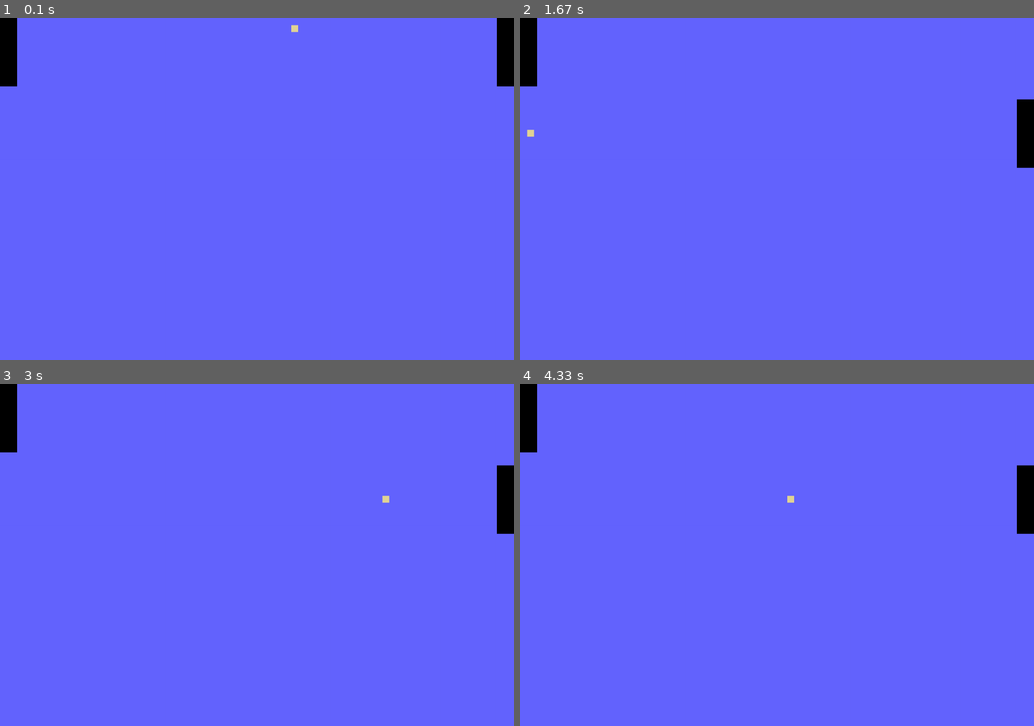
Above: before the commit, frames 1-4 (two rows, left to right).
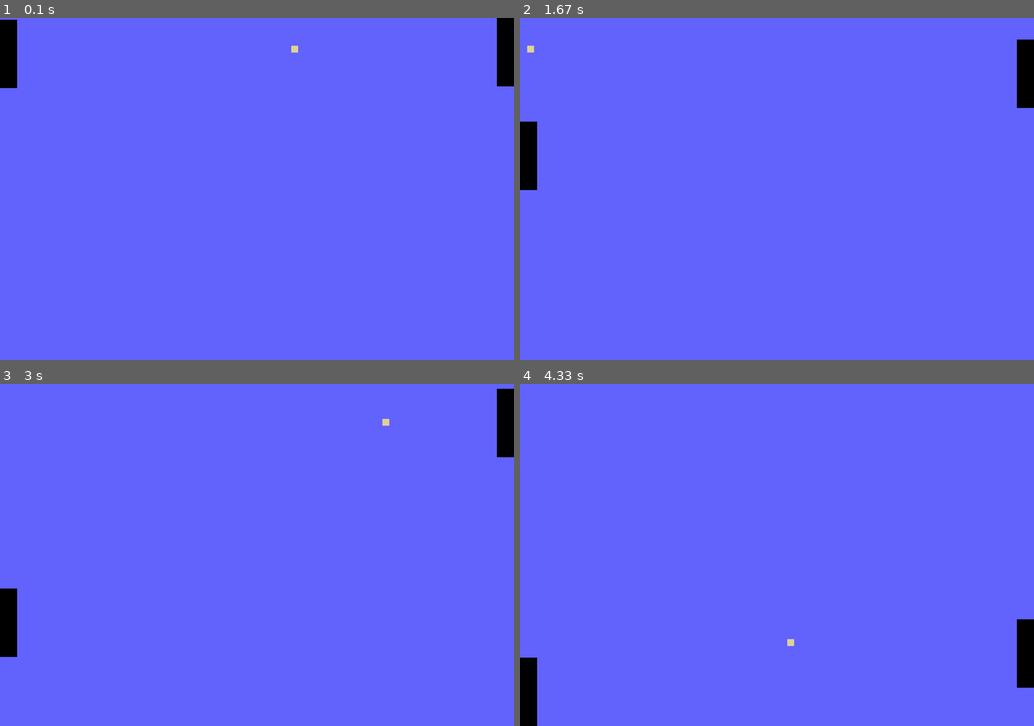
Above: after the commit, the same moments.

Repository: RobertFlores2728/Pong-Pygame
Game: pygame game, started from Pong/Scripts/Main.py
The game is run twice, just before and just after one commit, with the same random seed, the same clock (stepped at 60 frames per second) and the same inputs.
Inputs (mouse positions are in pixels of both pictures, inside the frame that each line leads up to):
- Up to frame 1 (0.1 s): no input
- Up to frame 2 (1.67 s): click (777, 189) at 0.38 s; click (828, 264) at 0.72 s; click (967, 308) at 1.05 s; click (653, 120) at 1.38 s
- Up to frame 3 (3 s): click (257, 596) at 1.72 s; click (185, 483) at 2.05 s; click (436, 643) at 2.38 s; click (87, 589) at 2.72 s
- Up to frame 4 (4.33 s): click (627, 490) at 3.05 s; click (653, 616) at 3.38 s; click (663, 527) at 3.72 s; click (622, 681) at 4.05 s

The runs differ from the first frame. In frame 1, less than 0.1% of the frame differs, in the area x 0-58%, y 0-21%; in frame 2, 2.5%; in frame 3, 2.7%, in the area x 0-100%, y 0-80%; in frame 4, 2.7%.

Commit message:
Added GameManager class

Diff:
--- a/Pong/Scripts/Ball.py
+++ b/Pong/Scripts/Ball.py
@@ -3,15 +3,15 @@
 class Ball:
 
 
-    def __init__(self, screen, gameObjects):
+    def __init__(self, screen, gameManager):
         self.color = (random.randint(200,255), random.randint(200,255), 150)
         self.screen = screen
 
-        self.gameObjects = gameObjects
+        self.gameManager = gameManager
 
         self.ballRect = pygame.Rect(int(screen.get_width() / 2), random.randint(20, screen.get_height() - 20), 20, 20)
         self.ballTravelX = 1  # amount the ball travels on the x axis. increases with each hit
-        self.ballTravelY = random.randint(-100, 100) / 100  # 1 = greatest curve, 0 = straight
+        self.ballTravelY = 0#random.randint(-100, 100) / 100  # 1 = greatest curve, 0 = straight
         self.ballSpeed = 10
 
     def draw(self):
@@ -34,32 +34,32 @@
         self.ballRect.y += int(self.ballTravelY * self.ballSpeed)
 
     def check_paddle_collision_player(self):
-        if self.gameObjects.paddlePlayer is None:
+        if self.gameManager.paddlePlayer is None:
             return
 
         # check paddle ball collision
-        if self.gameObjects.paddlePlayer.paddleRect.colliderect(self.ballRect) and self.ballTravelX < 0:
+        if self.gameManager.paddlePlayer.paddleRect.colliderect(self.ballRect):# and self.ballTravelX < 0:
             # get new y direction of ball
             self.ballTravelX = -self.ballTravelX
-            self.ballTravelY = (self.ballRect.centery - self.gameObjects.paddlePlayer.paddleRect.centery) / 100  # new y travel
+            self.ballTravelY = (self.ballRect.centery - self.gameManager.paddlePlayer.paddleRect.centery) / 99  # new y travel
             self.ballTravelX += 0.1  # new x travel
             if self.ballTravelX > 2.5:
                 self.ballTravelX = 2.5
-            print("Collision!")
+
 
     def check_paddle_collision_ai(self):
-        if self.gameObjects.paddleAI is None:
+        if self.gameManager.paddleAI is None:
             return
 
         # check paddle ball collision
-        if self.gameObjects.paddleAI.paddleRect.colliderect(self.ballRect) and self.ballTravelX > 0:
+        if self.gameManager.paddleAI.paddleRect.colliderect(self.ballRect):# and self.ballTravelX > 0:
             # get new y direction of ball
             self.ballTravelX = -self.ballTravelX
-            self.ballTravelY = (self.ballRect.centery - self.gameObjects.paddleAI.paddleRect.centery) / 100  # new y travel
+            self.ballTravelY = (self.ballRect.centery - self.gameManager.paddleAI.paddleRect.centery) / 99  # new y travel
             self.ballTravelX -= 0.1  # new x travel
             if self.ballTravelX > 2.5:
                 self.ballTravelX = 2.5
-            print("Collision!")
+
 
     def update(self):
         self.check_paddle_collision_player()
--- /dev/null
+++ b/Pong/Scripts/GameManager.py
@@ -0,0 +1,35 @@
+import sys, pygame
+
+from Scripts.Ball import *
+from Scripts.PaddlePlayer import *
+from Scripts.PaddleAI import *
+
+class GameManager:
+
+    def __init__(self, screen):
+        self.ball = None
+        self.paddlePlayer = None
+        self.paddleAI = None
+        self.screen = screen
+
+    def set_ball(self, ball):
+        self.ball = ball
+
+    def set_player_paddle(self, paddlePlayer):
+        self.paddlePlayer = paddlePlayer
+
+    def set_ai_paddle(self, paddleAI):
+        self.paddleAI = paddleAI
+
+    def spawn_game_objects(self):
+        # create player paddle
+        paddlePlayer = PaddlePlayer(self.screen)
+        gameManager.set_player_paddle(paddlePlayer)
+
+        # create ai paddle
+        paddleAI = PaddleAI(self.screen, gameManager)
+        gameManager.set_ai_paddle(paddleAI)
+
+        # create ball object
+        ball = Ball(self.screen, gameManager)
+        gameManager.set_ball(ball)
--- a/Pong/Scripts/GameObjects.py
+++ /dev/null
@@ -1,17 +0,0 @@
-import sys, pygame
-
-class GameObjects:
-
-    def __init__(self):
-        self.ball = None
-        self.paddlePlayer = None
-        self.paddleAI = None
-
-    def set_ball(self, ball):
-        self.ball = ball
-
-    def set_player_paddle(self, paddlePlayer):
-        self.paddlePlayer = paddlePlayer
-
-    def set_ai_paddle(self, paddleAI):
-        self.paddleAI = paddleAI
--- a/Pong/Scripts/Main.py
+++ b/Pong/Scripts/Main.py
@@ -3,7 +3,7 @@
 from Scripts.Ball import *
 from Scripts.PaddlePlayer import *
 from Scripts.PaddleAI import *
-from Scripts.GameObjects import *
+from Scripts.GameManager import *
 
 
 pygame.init()
@@ -15,21 +15,21 @@
     screen = pygame.display.set_mode((1500, 1000))  # screen is a Surface object
     clock = pygame.time.Clock()
 
-    gameObjects = GameObjects()
+    gameManager = GameManager(screen)
 
     # create player paddle
     paddlePlayer = PaddlePlayer(screen)
-    gameObjects.set_player_paddle(paddlePlayer)
+    gameManager.set_player_paddle(paddlePlayer)
 
 
     # create ai paddle
-    paddleAI = PaddleAI(screen, gameObjects)
-    gameObjects.set_ai_paddle(paddleAI)
+    paddleAI = PaddleAI(screen, gameManager)
+    gameManager.set_ai_paddle(paddleAI)
 
 
     # create ball object
-    ball = Ball(screen, gameObjects)
-    gameObjects.set_ball(ball)
+    ball = Ball(screen, gameManager)
+    gameManager.set_ball(ball)
 
 
 
--- a/Pong/Scripts/PaddleAI.py
+++ b/Pong/Scripts/PaddleAI.py
@@ -1,23 +1,24 @@
-import sys, pygame
+import sys, pygame, random
 
 class PaddleAI:
 
-    def __init__(self, screen, gameObjects):
+    def __init__(self, screen, gameManager):
         self.screen = screen
-        self.gameObjects = gameObjects
+        self.gameManager = gameManager
         self.paddleRect = pygame.Rect(self.screen.get_width() - 50, 0, 50, 200)
         self.paddleSpeed = 7
+        self.offset = 0
 
     def move(self):
-        if(self.gameObjects.ball is None):
+        if(self.gameManager.ball is None):
             return
 
         # Move paddle
-        if self.paddleRect.centery < self.gameObjects.ball.ballRect.centery:
+        position = self.gameManager.ball.ballRect.centery + self.offset
+        if self.paddleRect.centery < position - 10:
             self.paddleRect.y += self.paddleSpeed
-        elif self.paddleRect.centery > self.gameObjects.ball.ballRect.centery:
+        elif self.paddleRect.centery > position + 10:
             self.paddleRect.y -= self.paddleSpeed
-
 
         # paddle boundaries check
         if self.paddleRect.y < 0:
@@ -29,6 +30,13 @@
         # draw paddle
         pygame.draw.rect(self.screen, (0,0,0), self.paddleRect)
 
+    def new_offset(self):
+        if self.paddleRect.colliderect(self.gameManager.ball.ballRect):
+            self.offset = random.randint(-110, 110)
+            print(self.offset)
+
+
     def update(self):
         self.move()
         self.draw()
+        self.new_offset()
--- a/Pong/Scripts/PaddlePlayer.py
+++ b/Pong/Scripts/PaddlePlayer.py
@@ -5,22 +5,27 @@
     def __init__(self, screen):
         self.screen = screen
         self.paddleRect = pygame.Rect(0, 0, 50, 200)
-        self.paddleSpeed = 20
 
     def input(self):
         keys = pygame.key.get_pressed()
 
-        # Move paddle
+        """ Move paddle
         if keys[pygame.K_w]:
             self.paddleRect.y -= self.paddleSpeed
         if keys[pygame.K_s]:
             self.paddleRect.y += self.paddleSpeed
+        """
+
+        mousePositionY = pygame.mouse.get_pos()[1]
+        self.paddleRect.y = mousePositionY
 
         # paddle boundaries check
         if self.paddleRect.y < 0:
             self.paddleRect.y = 0
         elif self.paddleRect.y > self.screen.get_height() - self.paddleRect.height:
             self.paddleRect.y = self.screen.get_height() - self.paddleRect.height
+
+
 
     def draw(self):
         # draw paddle
